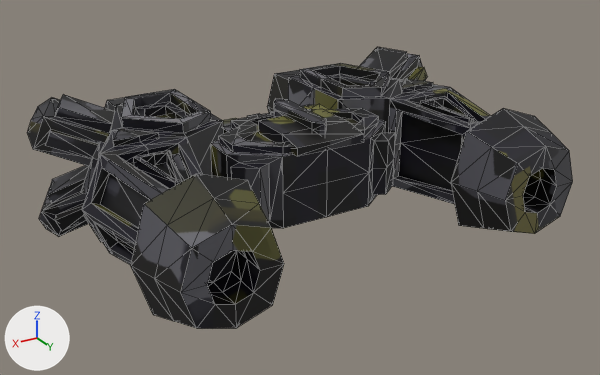
Before and after pictures for a commit that changed the OBJ model CSE125Group2Game/CSE125Group2Game/Assets/models/usership/yellow/usership-yellow.obj.
Before and after are seen from a camera (50 mm lens) standing at (8.11, 15.97, 6.27) and looking at (-0.02, 2.43, -0.5). The lights are fixed; the arrows at lower left show +X, +Y and +Z. Mesh edges are drawn as thin lines. Where no turn or scale is listed for an object, it has been applied to the vertices. Vertices at the same position are counted once.

In view in the first picture: 'Spaceship.007_Spaceship-mesh.007'.
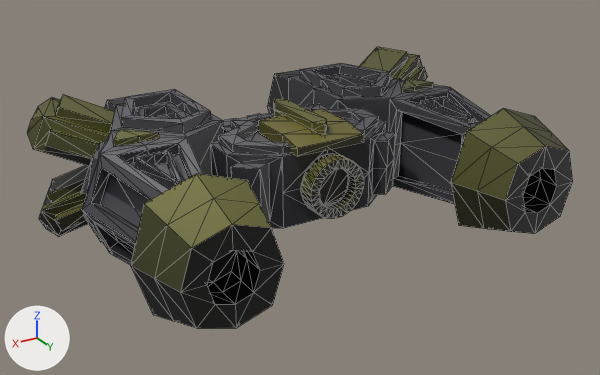
Edits to the bpy script that builds the scene:
```text
Change me_spaceship_007_spaceship_mesh_007:
    used by ob_spaceship_007_spaceship_mesh_007; location = (0.0, 0.0, 0.0)
    remove me_spaceship_007_spaceship_mesh_007.from_pydata(...)  # 877 vertices, 1668 faces, 4 loose edges; spans x -4.87..4.79, y -1.46..5.84, z -1.35..1.36
    add me_spaceship_007_spaceship_mesh_007.from_pydata(...)  # 1037 vertices, 1984 faces, 4 loose edges; spans x -4.87..4.79, y -1.46..5.84, z -1.35..1.36
    me_spaceship_007_spaceship_mesh_007 part 1: a new loose piece of 160 vertices spanning x -0.65..0.57, y 3.42..3.79, z -0.64..0.57, in mat_wings (picture img_usership_uv_yellow_png)
    me_spaceship_007_spaceship_mesh_007 part 2: 1599 kept faces spanning x -4.87..4.79, y -1.46..5.84, z -1.35..1.36 get new texture (UV) coordinates
```

Boxes [x1, y1, x2, y2] around the edits, measured in the pictures (600 x 375 px):
part 1 of me_spaceship_007_spaceship_mesh_007, added
    after: [301, 153, 364, 219]
part 2 of me_spaceship_007_spaceship_mesh_007, surface changed
    both: [27, 47, 573, 319]
